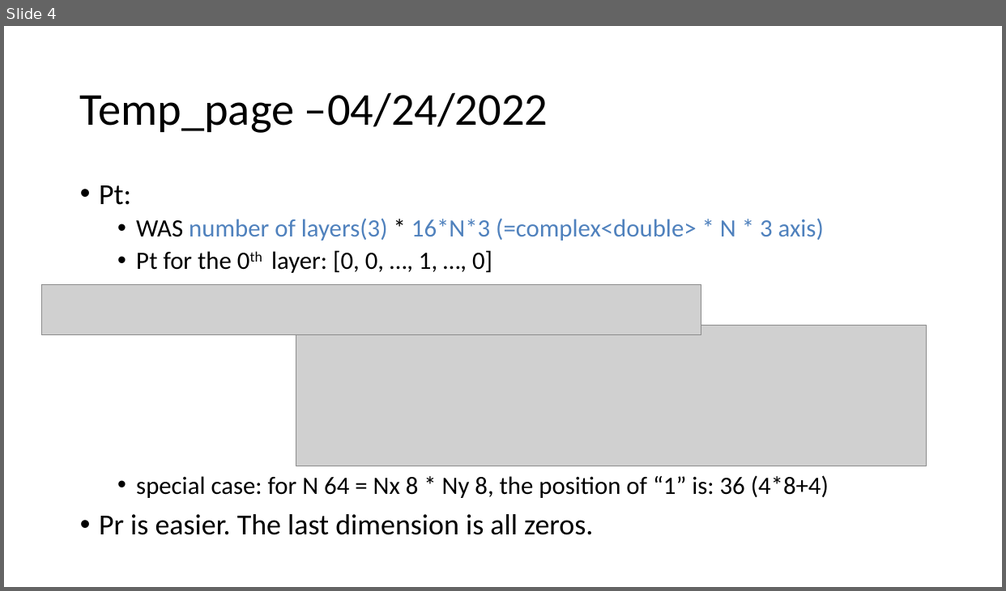
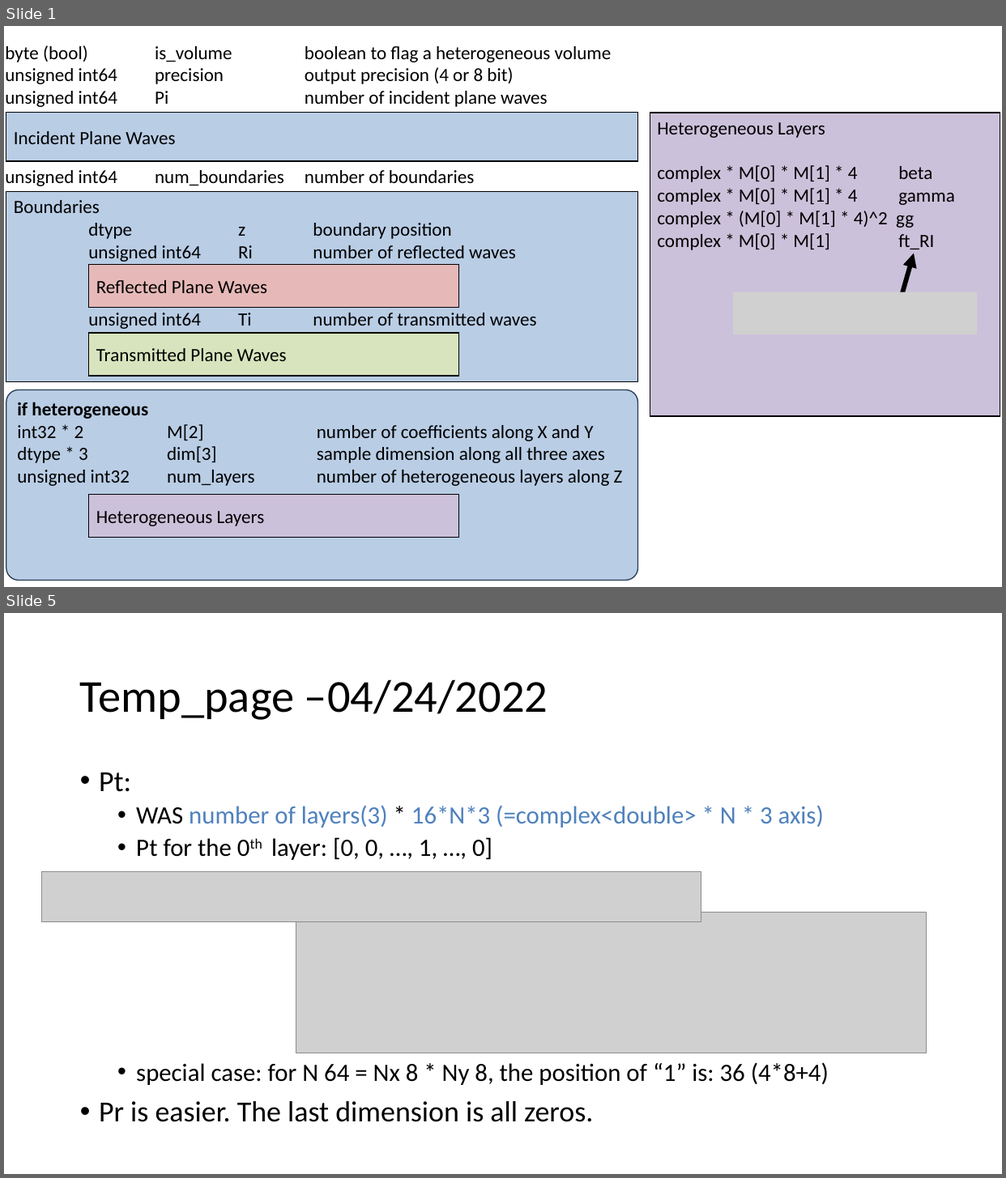
Before and after one commit to STIM-Lab/scattersim, a slide deck: docs/cw_file_format.pptx. Shown one above the other, each under a label of ours: slide 4 before the commit, slides 1 and 5 after it; the slides between them are not shown. The pictures are 1006x591 and 1006x1178 pixels, drawn with LibreOffice and Linux fonts; fonts in the diff are those of the drawing; grey boxes stand for pictures. Boxes give left, top, right and bottom in pixels: in the first picture for what was removed or moved away, otherwise in the second. Text is boxed around its words. In the diff, an @@ line names an element or a change of style, - is before the commit and + after.

```diff
--- a/docs/cw_file_format.pptx
+++ b/docs/cw_file_format.pptx
@@ slide 1 added at [4, 26, 1002, 587], background #FFFFFF @@
@@ text added at [5, 45, 612, 107], 18 pt, text #000000 @@
+byte (bool) is_volume boolean to flag a heterogeneous volume
+unsigned int64 precision output precision (4 or 8 bit)
+unsigned int64 Pi number of incident plane waves
@@ rectangle added at [6, 113, 638, 161], fill #B9CDE5, outline #000000 1 pt, 18 pt, text #000000 @@
+Incident Plane Waves
@@ rectangle added at [650, 113, 1000, 416], fill #CCC1DA, outline #000000 1 pt, 18 pt, text #000000 @@
+Heterogeneous Layers
+complex * M[0] * M[1] * 4 beta
+complex * M[0] * M[1] * 4 gamma
+complex * (M[0] * M[1] * 4)^2 gg
+complex * M[0] * M[1] ft_RI
@@ text added at [5, 170, 475, 186], 18 pt, text #000000 @@
+unsigned int64 num_boundaries number of boundaries
@@ rectangle added at [6, 191, 638, 382], fill #B9CDE5, outline #000000 1 pt, 18 pt, text #000000 @@
+Boundaries
+dtype z boundary position
+unsigned int64 Ri number of reflected waves
+unsigned int64 Ti number of transmitted waves
@@ rectangle added at [88, 265, 458, 308], fill #E6B9B8, outline #000000 1 pt, 18 pt, text #000000 @@
+Reflected Plane Waves
@@ arrow added from (901, 296) to (914, 254), #000000 4.5 pt @@
@@ picture added at [733, 292, 978, 335] @@
@@ rectangle added at [88, 333, 458, 376], fill #D7E4BD, outline #000000 1 pt, 18 pt, text #000000 @@
+Transmitted Plane Waves
@@ rounded rectangle added at [6, 390, 638, 580], fill #B9CDE5, outline #233953 1 pt, 18 pt, text #000000 @@
+if heterogeneous
+int32 * 2 M[2] number of coefficients along X and Y
+dtype * 3 dim[3] sample dimension along all three axes
+unsigned int32 num_layers number of heterogeneous layers along Z
@@ rectangle added at [88, 495, 458, 537], fill #CCC1DA, outline #000000 1 pt, 18 pt, text #000000 @@
+Heterogeneous Layers
@@ what was slide 4 is now slide 5 @@
```
Also in this commit, not shown: 1 other file.
